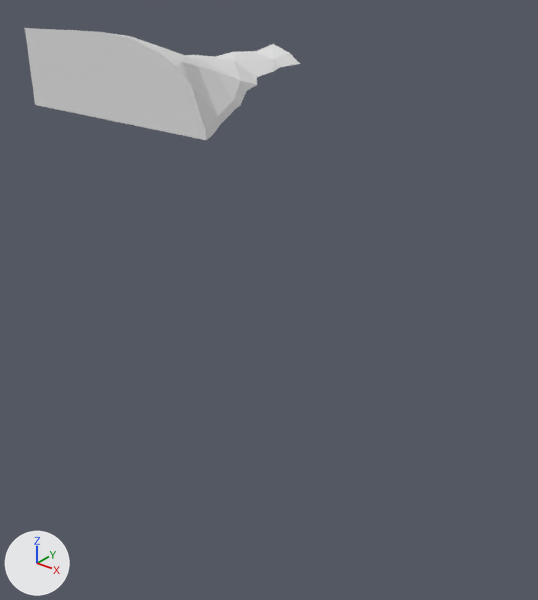
The glTF model assets/terrain/surface_pieces/surf_20_7.glb: old version first, new version second.
Rendered twice from a camera (50 mm lens) standing at (-1.46, 64.2, -18.05) and looking at (-7.62, 71.9, -22.82). Every picture has the same lights, and +X, +Y and +Z are marked at lower left. The picture after the commit comes second. Where no turn or scale is listed for an object, it has been applied to the vertices.

The first picture shows 'geometry_0'.
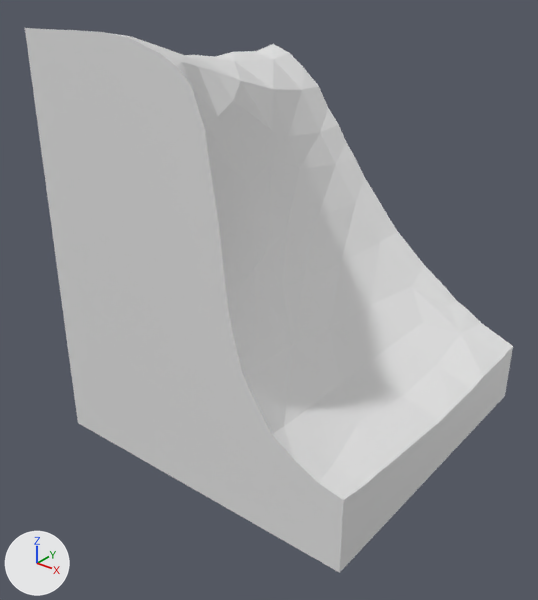
Location of each change, (x1, y1, x2, y2) in pixels of the pictures (538 x 600 px):
'geometry_0', reshaped (77% wider, 383% taller)
    before: (25, 28, 300, 140)
    after: (25, 28, 513, 573)

Edits to the bpy script that builds the scene:
```text
Change me_geometry_0:
    used by ob_geometry_0; location = (0.0, 0.0, 0.0)
    remove me_geometry_0.from_pydata(...)  # 59 vertices, 114 faces; spans x -10.0..-6.96, y 70.0..75.0, z -20.0..-19.0
    add me_geometry_0.from_pydata(...)  # 125 vertices, 246 faces; spans x -10.0..-5.0, y 70.0..75.0, z -25.0..-19.0
    me_geometry_0 part 1
    15 vertices are removed from x -10.0..-6.96, y 70.0..75.0, z -20.0
    62 faces are deleted
    3 vertices move from x -9.42..-6.99, y 70.05..74.83, z -20.0 to x -9.33..-6.96, y 70.0..75.0, z -20.25..-20.05
    81 vertices are added at x -10.0..-5.0, y 70.0..75.0, z -25.0..-20.15
    194 new faces join them
```
